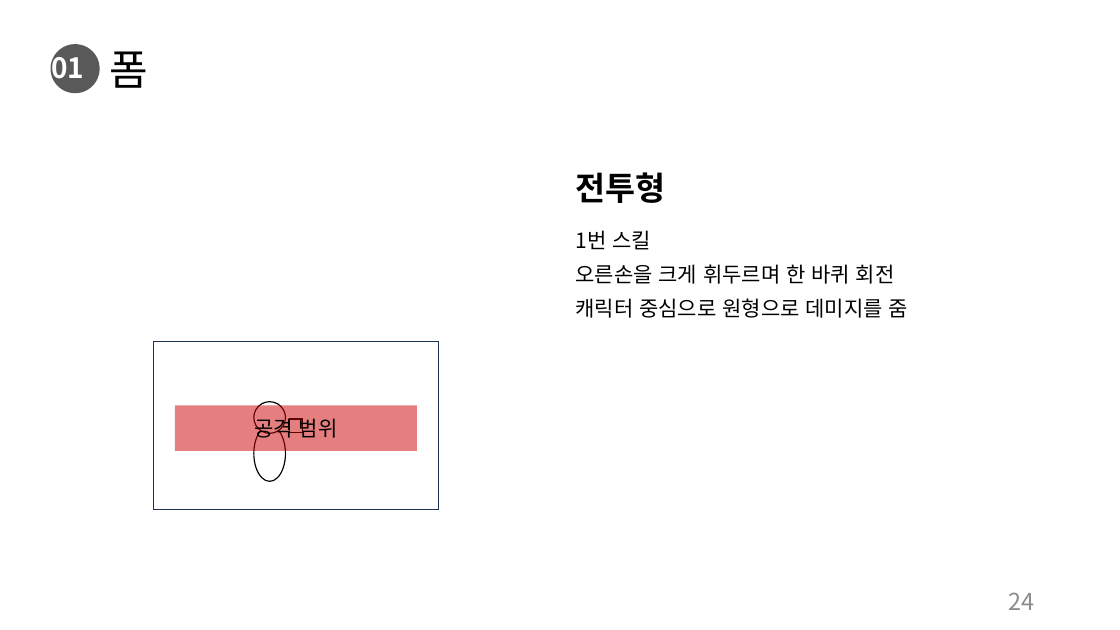
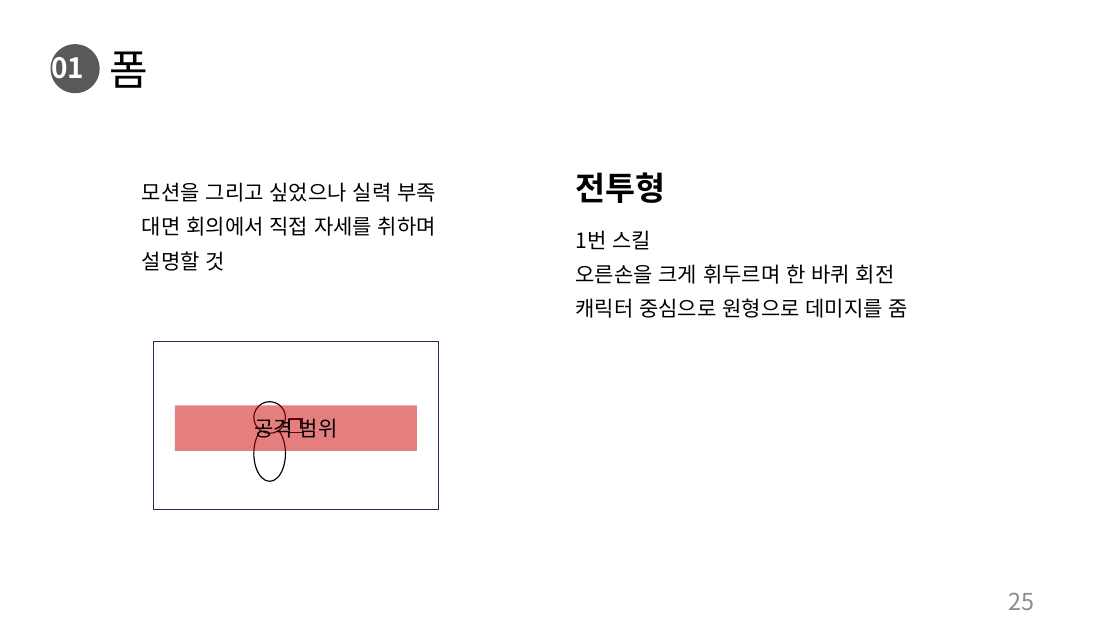
Before and after one commit to charobe/HDB, a slide deck: slide 25 of 조영욱/하자 드 바이오.pptx (slide 24 before the commit). Drawn at 1120x630 pixels with LibreOffice and Linux fonts; fonts in the diff are those of the drawing. Boxes give left, top, right and bottom in pixels: in the first picture for what was removed or moved away, otherwise in the second. Text is boxed around its words. In the diff, an @@ line names an element or a change of style, - is before the commit and + after.

```diff
--- a/조영욱/하자 드 바이오.pptx
+++ b/조영욱/하자 드 바이오.pptx
@@ text added at bbox=[142, 182, 436, 271], 18 pt, text #000000 @@
+모션을 그리고 싶었으나 실력 부족
+대면 회의에서 직접 자세를 취하며
+설명할 것
@@ page number at bbox=[1009, 592, 1035, 610]: text changed @@
-24
+25
```
Also in this commit, not shown: 2 other slides changed, 2 slides added.
